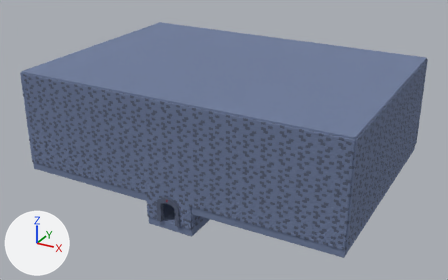
Renders of the Blender file BaseFramework 3D/Asset/Models/Stage/CombatRoom_21x15/CombatRoom_21x15.blend from each side of a commit.
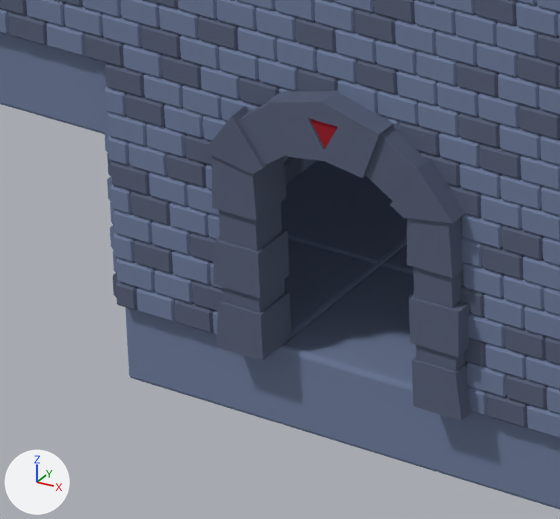
Old and new are each drawn whole from a 50 mm lens placed at (35.7, -66.8, 38.0), pointed at (-0.4, -1.2, 5.1) and again close up on the part from 31% to 42% of the width and 67% to 84% of the height. The axes (+X, +Y, +Z) are drawn at lower left. The lights are the same throughout. The older version's two pictures come first. The same objects are shown in both versions, whatever each file hides.

Objects in the first close-up: 'ArmW-3_-13', 'FloorPit_-9_-3.001', 'FloorTop_-15_-9', 'Gate_Entrance', 'OutW_-1', 'OutW_-3', 'OutW_-5', 'OutW_1' and 1 more.
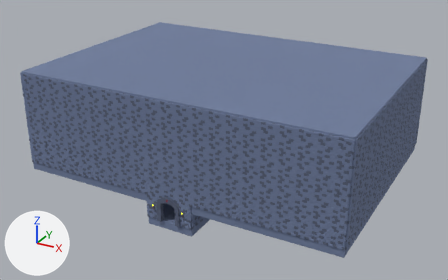
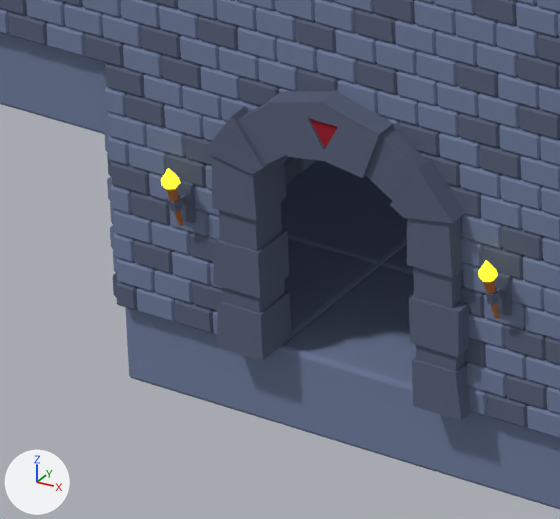
Where the change shows, as pixel boxes (x1, y1, x2, y2) in the close-ups (560 x 519 px):
'Torch_OutE_3.003', added: after (478, 260, 512, 319)
    faces in mat_dark_grey_001 (dark blue #576078): (486, 272, 512, 316)
    faces in mat_emissive_yellow (yellow #fffd30, glowing yellow #fffd30): (478, 260, 498, 282)
    faces in mat_light_brown (brown #a66632): (484, 280, 499, 319)
'Torch_OutE_3.004', added: after (161, 168, 196, 226)
    faces in mat_dark_grey_001 (dark blue #576078): (169, 180, 196, 223)
    faces in mat_emissive_yellow (yellow #fffd30, glowing yellow #fffd30): (161, 168, 180, 189)
    faces in mat_light_brown (brown #a66632): (166, 187, 183, 226)

The change, as a diff of the scene's bpy script:
```diff
--- a/BaseFramework 3D/Asset/Models/Stage/CombatRoom_21x15/CombatRoom_21x15.blend.py
+++ b/BaseFramework 3D/Asset/Models/Stage/CombatRoom_21x15/CombatRoom_21x15.blend.py
@@ mat_emissive_yellow @@
+mat_emissive_yellow = principled_material('emissive yellow')
+mat_emissive_yellow.base_color = (1.0, 0.982, 0.0296)  # yellow #fffd30
+mat_emissive_yellow.roughness = 1.0
+mat_emissive_yellow.emission_color = (1.0, 0.982, 0.0296)  # yellow #fffd30
+mat_emissive_yellow.emission_strength = 1.0
@@ mat_light_brown @@
+mat_light_brown = principled_material('light brown')
+mat_light_brown.base_color = (0.381, 0.133, 0.0319)  # brown #a66632
+mat_light_brown.roughness = 1.0
@@ me_torch_004 @@
+me_torch_004.from_pydata(...)  # 280 vertices, 152 faces; spans x 0.143..0.519, y -0.109..0.109, z -0.148..0.647
+# faces by material slot: [76, 52, 24]
+me_torch_004.materials.append(mat_dark_grey_001)  # dark blue #576078
+me_torch_004.materials.append(mat_light_brown)  # brown #a66632
+me_torch_004.materials.append(mat_emissive_yellow)  # yellow #fffd30, glowing yellow #fffd30
@@ ob_torch_oute_3_004 @@
+ob_torch_oute_3_004 = bpy.data.objects.new('Torch_OutE_3.004', me_torch_004)
+ob_torch_oute_3_004.parent = ob_torches
+ob_torch_oute_3_004.location = (-15.0, 2.0, 1.5)
+ob_torch_oute_3_004.rotation_euler = (0.0, 0.0, 3.142)  # degrees (0, 0, 180)
@@ ob_torches @@
+ob_torches = bpy.data.objects.new('Torches', None)
+ob_torches.parent = ob_stage01
+ob_torches.location = (0.0, 0.0, 0.0)
@@ ob_torch_oute_3_003 @@
+ob_torch_oute_3_003 = bpy.data.objects.new('Torch_OutE_3.003', me_torch_004.copy())
+ob_torch_oute_3_003.parent = ob_torches
+ob_torch_oute_3_003.location = (-15.0, -2.0, 1.5)
+ob_torch_oute_3_003.rotation_euler = (0.0, 0.0, 3.142)  # degrees (0, 0, 180)
```
